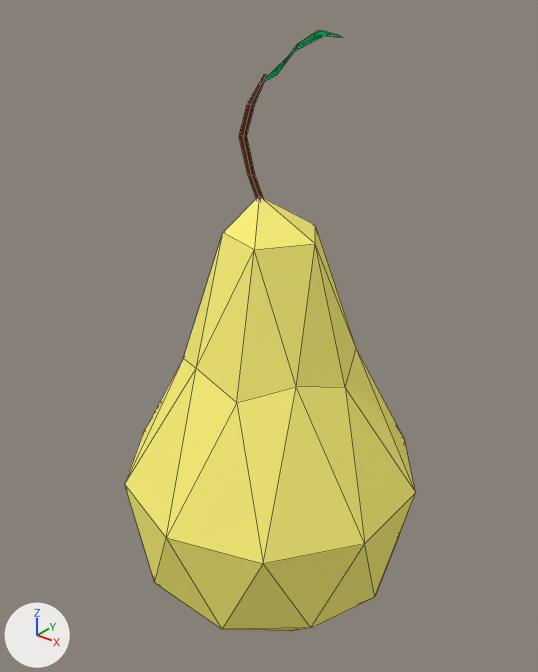
Renders of the Blender file The Overcoat/Assets/Models(blend)/Eşyalar/pear.blend from each side of a commit.
Both versions are drawn from a 50 mm lens placed at (2.56, -3.23, 3.08), pointed at (-0.05, 0.04, 1.05). Lighting does not change. The marker at lower left points along +X, +Y and +Z. Mesh edges are drawn as thin lines.

Script lines for the objects in view, before the commit:
```python
me_cube = bpy.data.meshes.new('Cube')
me_cube.from_pydata(...)  # 104 vertices, 130 faces; spans x -0.92..0.92, y -0.97..0.97, z -1.0..2.82
me_cube.materials.append(mat_material)
ob_cube = bpy.data.objects.new('Cube', me_cube)
ob_cube.location = (0.0, 0.0, 0.0)
```
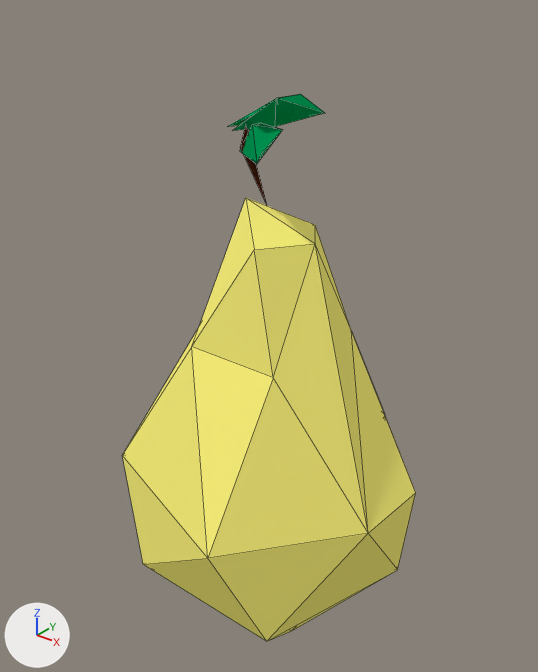
What differs and where, as boxes [x1, y1, x2, y2] in the pictures (538 x 672 px; the box of a moved part takes in the faces that stretch with it):
```json
{"object": "Cube", "change": "reshaped, modifiers changed", "before": [125, 30, 416, 631], "after": [122, 94, 416, 641], "on screen": "9% shorter"}
{"part": 1, "of": "me_cube", "change": "added", "after": [227, 94, 325, 127], "on screen": "green"}
{"part": 2, "of": "me_cube", "change": "added", "after": [232, 94, 324, 131], "on screen": "green"}
{"part": 3, "of": "me_cube", "change": "moved or reshaped", "before": [223, 30, 343, 250], "after": [240, 123, 315, 250]}
```

The change, as JSON lines over the scene's bpy script:
```json
{"block": "me_cube", "where": "# used by ob_cube; location = (0.0, 0.0, 0.0)"}
{"op": "remove", "block": "me_cube", "code": "me_cube.from_pydata(...)  # 104 vertices, 130 faces; spans x -0.92..0.92, y -0.97..0.97, z -1.0..2.82"}
{"op": "add", "block": "me_cube", "code": "me_cube.from_pydata(...)  # 146 vertices, 162 faces; spans x -0.92..0.92, y -0.97..0.97, z -1.0..2.52"}
{"block": "me_cube", "change": "me_cube part 1: the loose piece of 21 vertices spanning x -0.08..0.32, y -0.04..0.19, z 2.55..2.82 is copied, and the copy is multiplied about its middle by the matrix ((0.977, 0.211, -0.035), (-0.113, 0.652, 0.75), (0.181, -0.729, 0.661)), then moved by (-0.04, -0.11, -0.29); it spans x -0.13..0.29, y -0.17..0.12, z 2.32..2.52"}
{"block": "me_cube", "change": "me_cube part 2: the loose piece of 21 vertices spanning x -0.08..0.32, y -0.04..0.19, z 2.55..2.82 is copied, and the copy is multiplied about its middle by the matrix ((0.977, 0.211, -0.035), (-0.113, 0.652, 0.75), (0.181, -0.729, 0.661)), then moved by (-0.04, -0.11, -0.29); it spans x -0.13..0.29, y -0.17..0.12, z 2.32..2.52"}
{"block": "me_cube", "change": "me_cube part 3"}
{"block": "me_cube", "change": "4 vertices in x 0.22..0.3, y 0.16, z 2.79..2.8 move by (-0.03, -0.42, -0.42)"}
{"block": "me_cube", "change": "59 vertices move from x -0.2..0.32, y -0.04..0.19, z 1.88..2.82 to x -0.15..0.29, y -0.3..0.03, z 1.88..2.42"}
{"op": "add", "block": "ob_cube", "code": "_m = ob_cube.modifiers.new('Decimate', 'DECIMATE')"}
{"op": "add", "block": "ob_cube", "code": "_m.ratio = 0.309"}
{"op": "add", "block": "ob_cube", "code": "_m.use_collapse_triangulate = True"}
```
